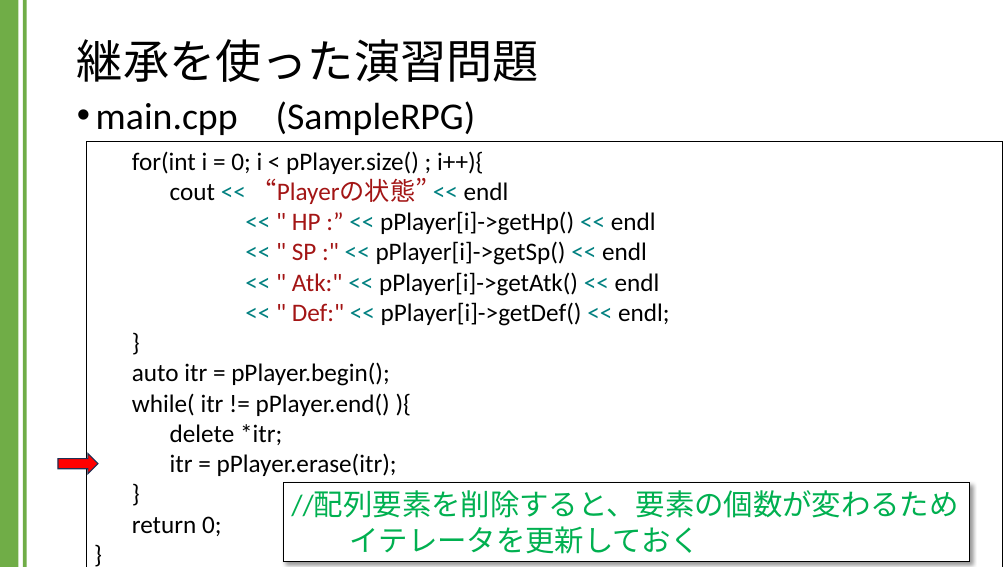
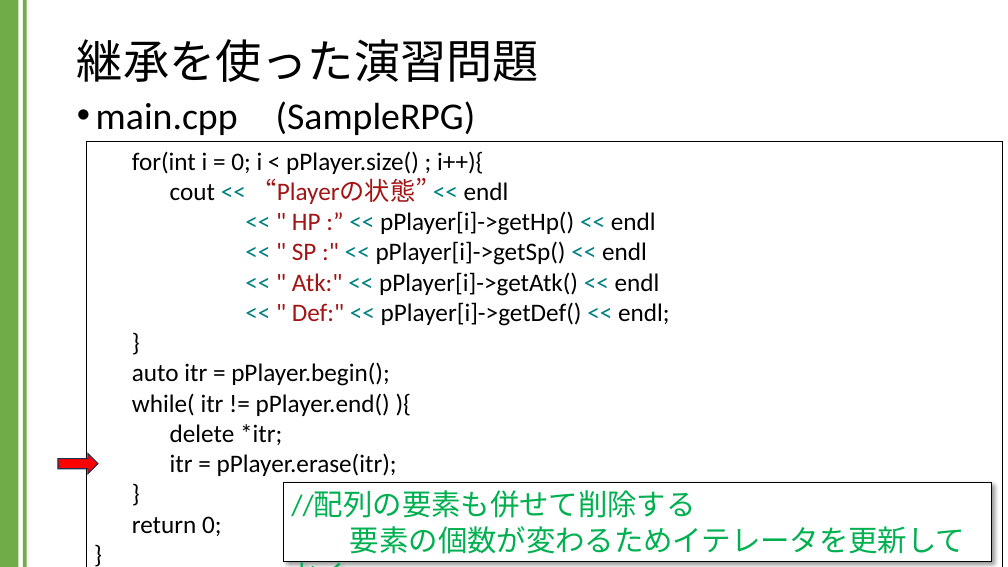
Before and after one commit to kic-murata/cpp2024, a slide deck: slide 15 of 授業資料/演習課題：継承.pptx. Drawn at 1008x567 pixels with LibreOffice and Linux fonts; fonts in the diff are those of the drawing. Boxes give left, top, right and bottom in pixels: in the first picture for what was removed or moved away, otherwise in the second. Text is boxed around its words. In the diff, an @@ line names an element or a change of style, - is before the commit and + after.

```diff
--- a/授業資料/演習課題：継承.pptx
+++ b/授業資料/演習課題：継承.pptx
@@ rectangle "//配列の要素も併せて削除する 要素の個数が変わるためイテレータを更新しておく": place and size @@
-rectangle "//配列の要素も併せて削除する 要素の個数が変わるためイテレータを更新しておく" at [284,482,969,561]
+rectangle "//配列の要素も併せて削除する 要素の個数が変わるためイテレータを更新しておく" at [284,482,991,561]
@@ text in rectangle at [291,491,965,554]: text changed @@
-//配列要素を削除すると、要素の個数が変わるため
-イテレータを更新しておく
+//配列の要素も併せて削除する
+要素の個数が変わるためイテレータを更新しておく
```
Also in this commit, not shown: 1 other slide changed.
